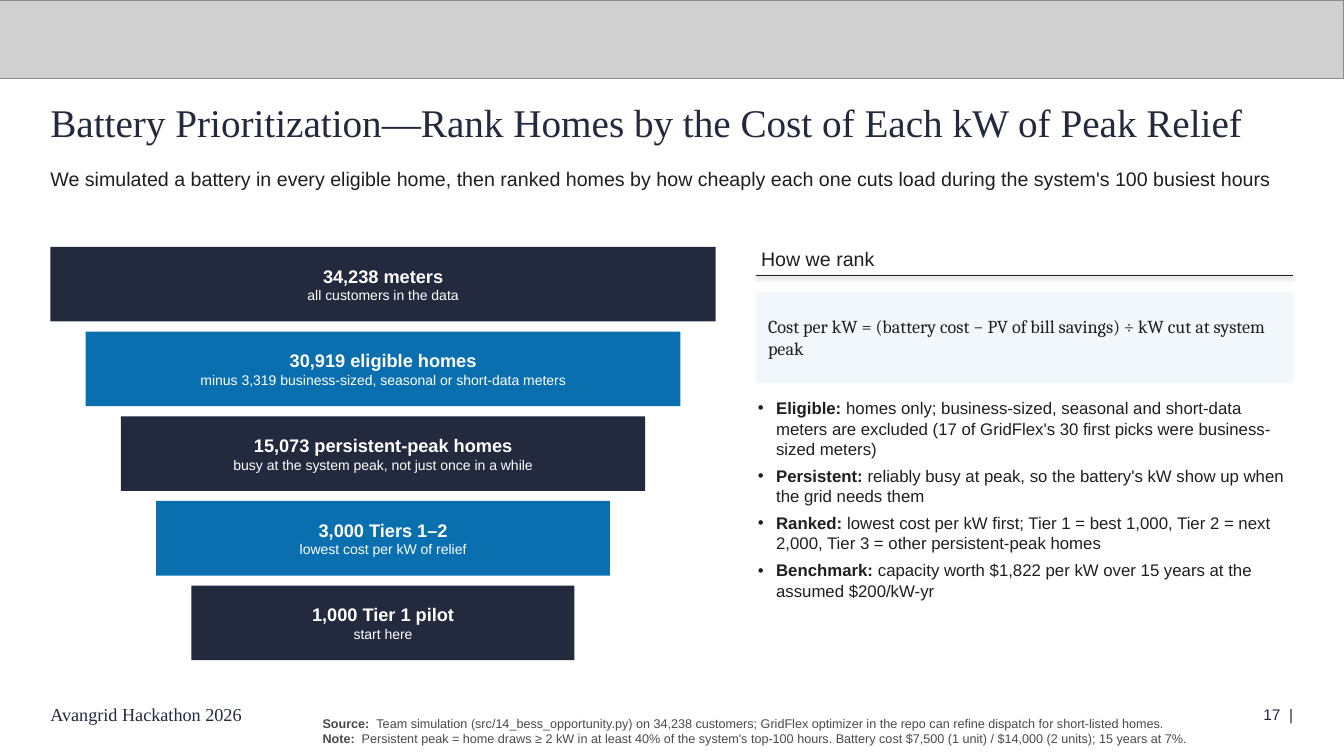
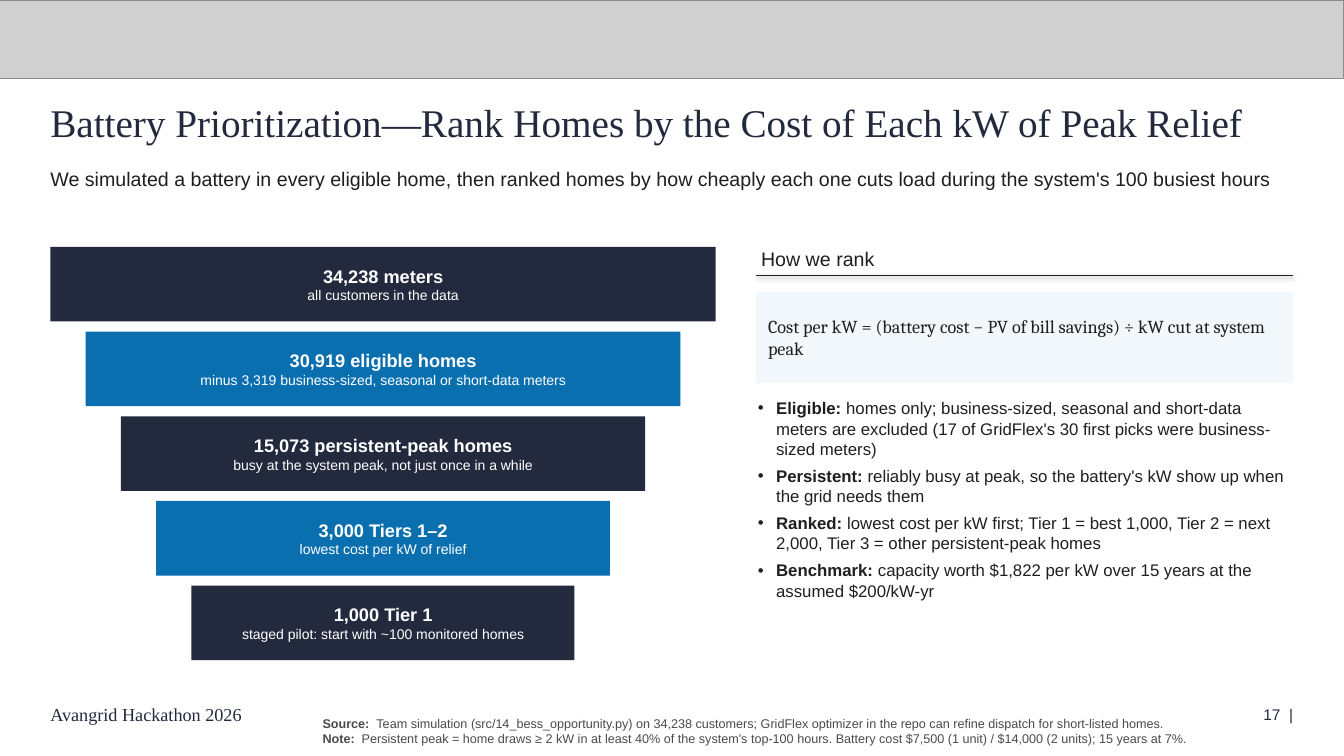
Before and after one commit to heidzehu/avangrid-hackathon-2026, a slide deck: slide 17 of deck/Final_Submission_DRAFT.pptx. Drawn at 1344x756 pixels with LibreOffice and Linux fonts; fonts in the diff are those of the drawing; grey boxes stand for pictures. Boxes give left, top, right and bottom in pixels: in the first picture for what was removed or moved away, otherwise in the second. Text is boxed around its words. In the diff, an @@ line names an element or a change of style, - is before the commit and + after.

```diff
--- a/deck/Final_Submission_DRAFT.pptx
+++ b/deck/Final_Submission_DRAFT.pptx
@@ text in rectangle at (x1=242, y1=607, x2=524, y2=642): text changed; size 13 to 10 pt; bold off @@
-1,000 Tier 1 pilot
-start here
+1,000 Tier 1
+staged pilot: start with ~100 monitored homes
```
Also in this commit, not shown: 7 other slides changed, 2 other files.
